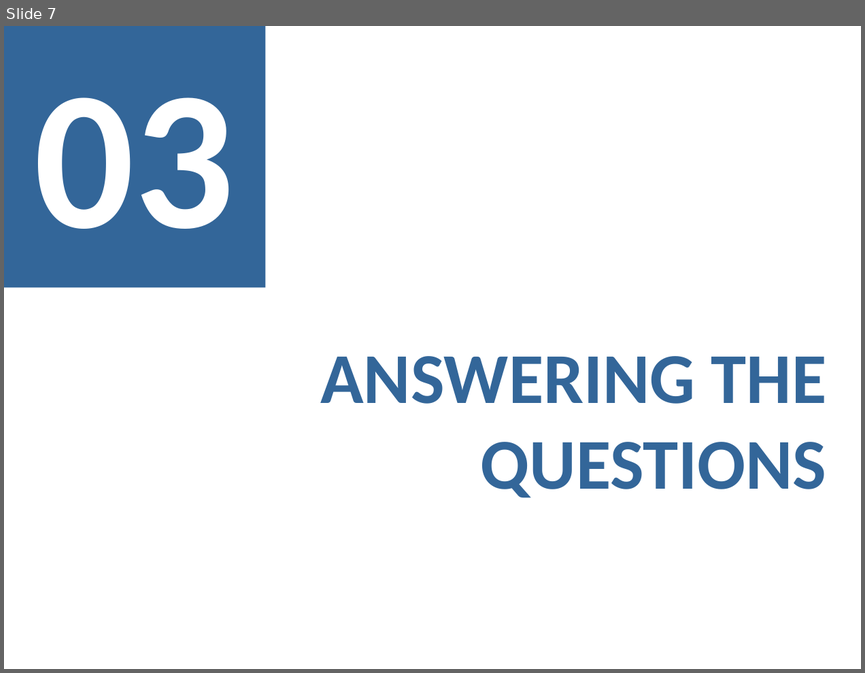
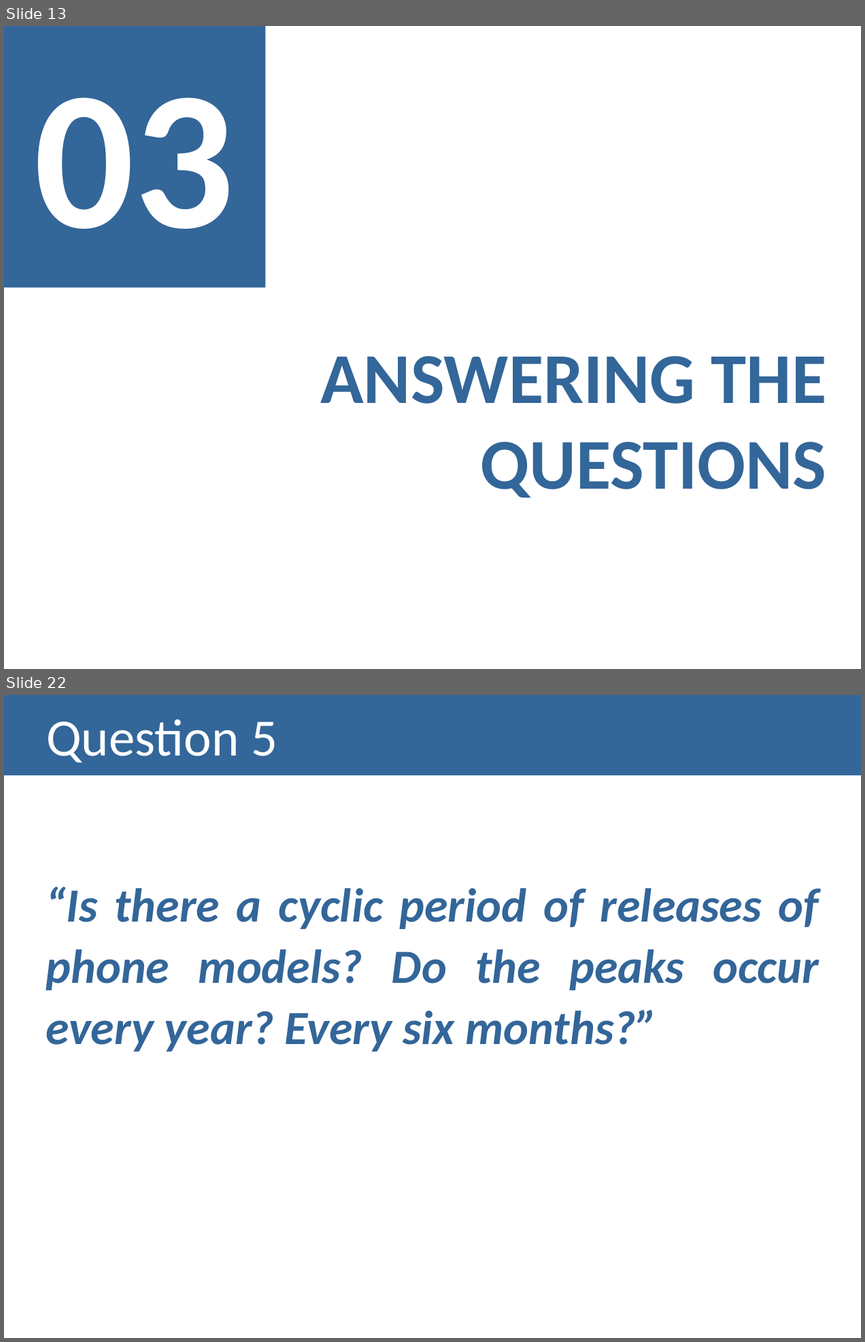
Before and after one commit to isabelSoares/IV-2021, a slide deck: Checkpoints Outline/Checkpoint 3/Checkpoint 3 - G16.pptx. Shown one above the other, each under a label of ours: slide 7 before the commit, slides 13 and 22 after it; the slides between them are not shown. The pictures are 865x673 and 865x1342 pixels, drawn with LibreOffice and Linux fonts; fonts in the diff are those of the drawing. Boxes give left, top, right and bottom in pixels: in the first picture for what was removed or moved away, otherwise in the second. Text is boxed around its words. In the diff, an @@ line names an element or a change of style, - is before the commit and + after.

```diff
--- a/Checkpoints Outline/Checkpoint 3/Checkpoint 3 - G16.pptx
+++ b/Checkpoints Outline/Checkpoint 3/Checkpoint 3 - G16.pptx
@@ slide 22 added at (x1=4, y1=695, x2=861, y2=1338), background #FFFFFF @@
@@ title added at (x1=4, y1=695, x2=861, y2=775), fill #336699, 44 pt, text #FFFFFF @@
+Question 5
@@ text added at (x1=45, y1=886, x2=819, y2=1051), 40 pt, text #336699, bold, italic @@
+“Is there a cyclic period of releases of phone models? Do the peaks occur every year? Every six months?”
@@ what was slide 7 is now slide 13 @@
```
Also in this commit, not shown: 23 other slides added, 4 slides removed, 2 other files.
